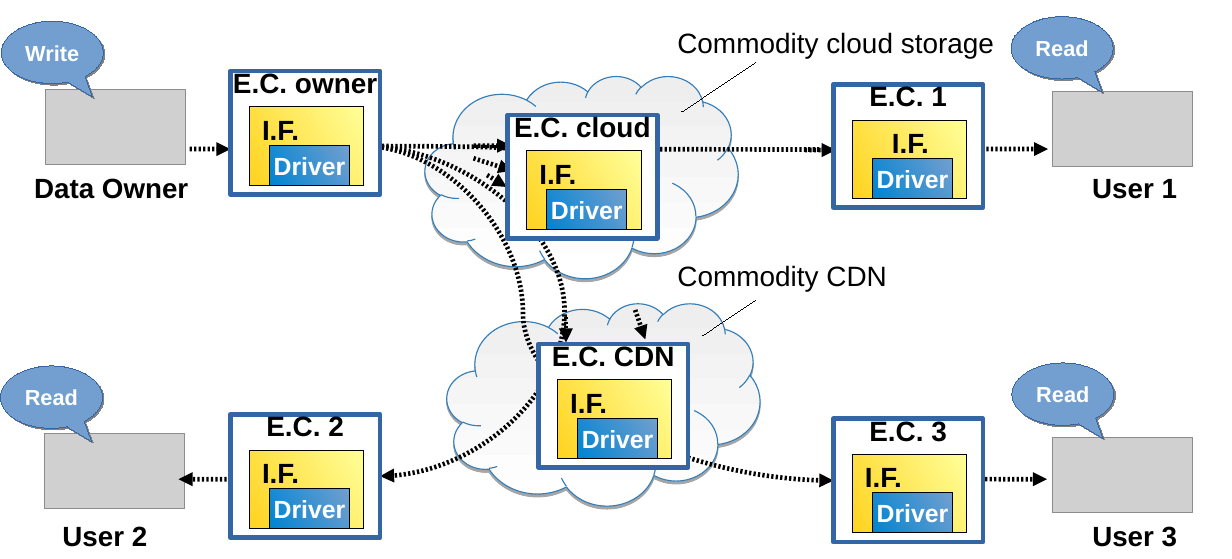
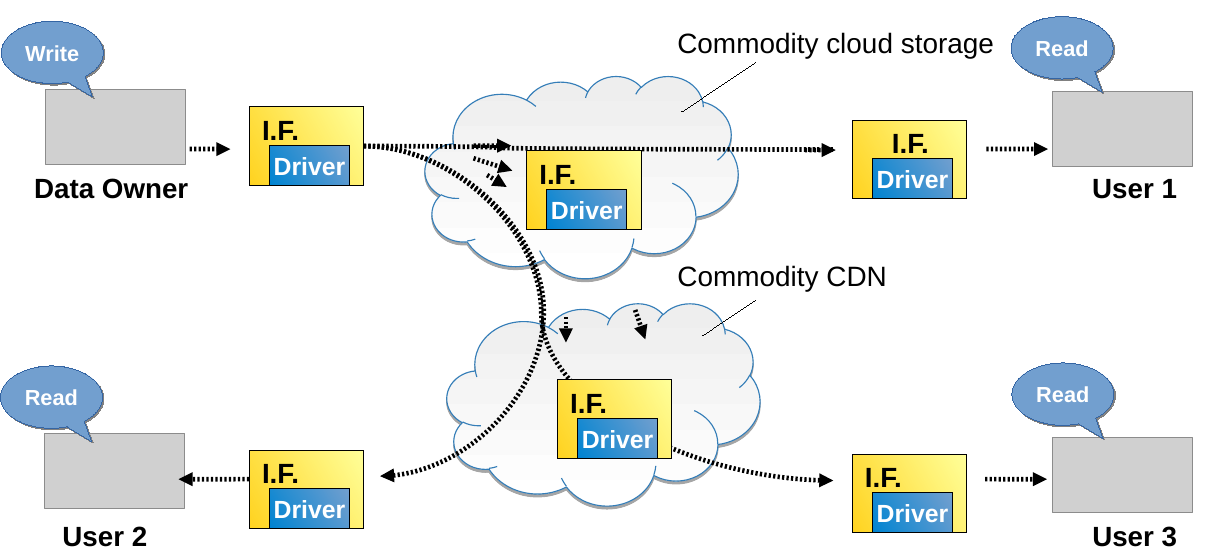
Before and after one commit to syndicate-storage/syndicate-thesis, a slide deck: slide 8 of figures/all-figures.odp. Drawn at 1232x559 pixels with LibreOffice and Linux fonts; fonts in the diff are those of the drawing; grey boxes stand for pictures. Boxes give left, top, right and bottom in pixels: in the first picture for what was removed or moved away, otherwise in the second. Text is boxed around its words. In the diff, an @@ line names an element or a change of style, - is before the commit and + after.

```diff
--- a/figures/all-figures.odp
+++ b/figures/all-figures.odp
@@ rectangle removed at (230,72,380,195) @@
-E.C. owner
@@ rectangle removed at (833,84,983,207) @@
-E.C. 1
@@ rectangle removed at (508,115,657,238) @@
-E.C. cloud
@@ curved arrow (364, 146) - (833, 481): route changed @@
@@ curved arrow (364, 146) - (380, 476): route changed @@
@@ rectangle removed at (539,344,689,467) @@
-E.C. CDN
@@ rectangle removed at (230,415,380,538) @@
-E.C. 2
@@ rectangle removed at (833,419,983,542) @@
-E.C. 3
```
Also in this commit, not shown: 2 other slides changed, 2 slides added, 2 slides removed, 6 other files.
